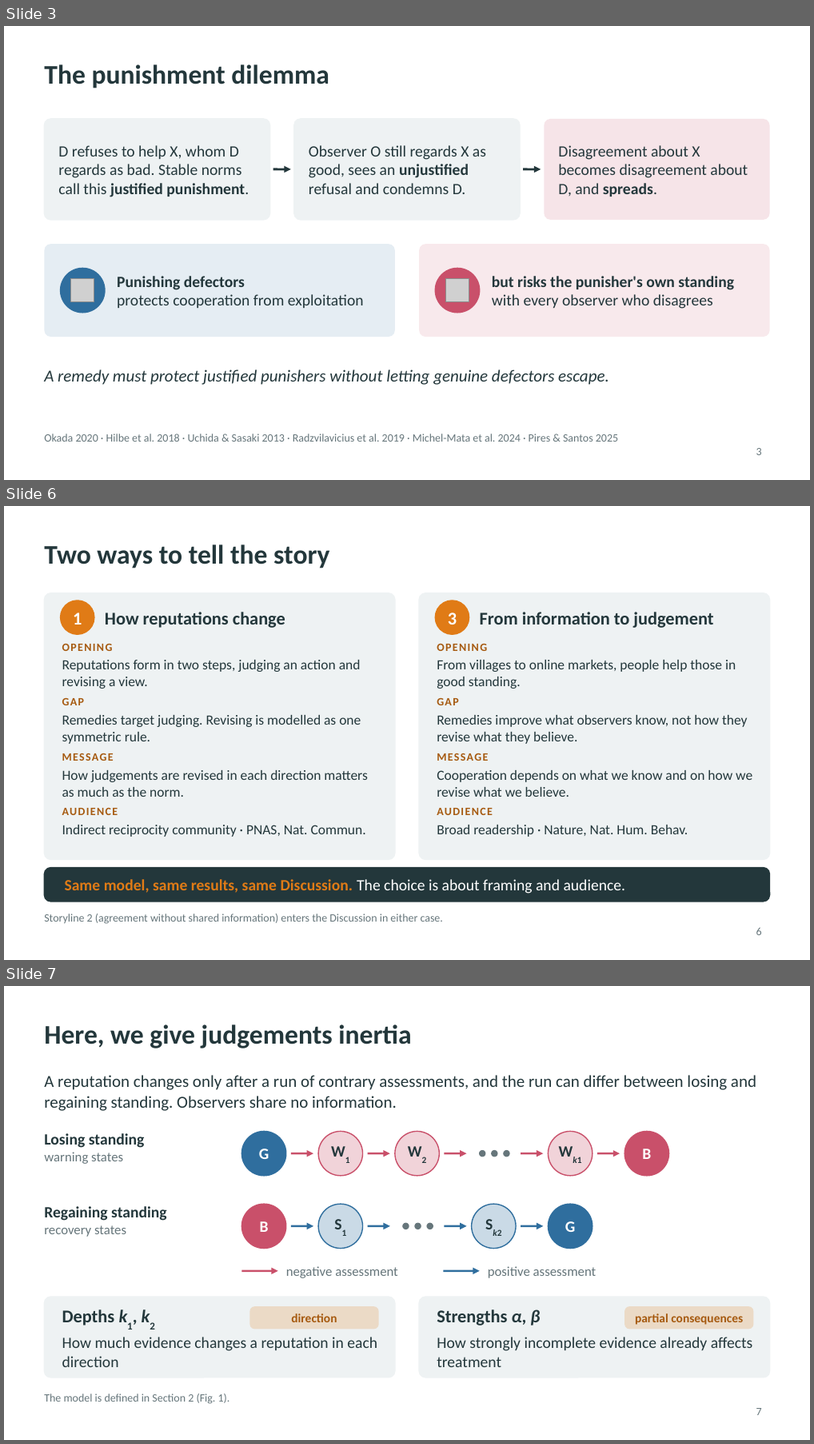
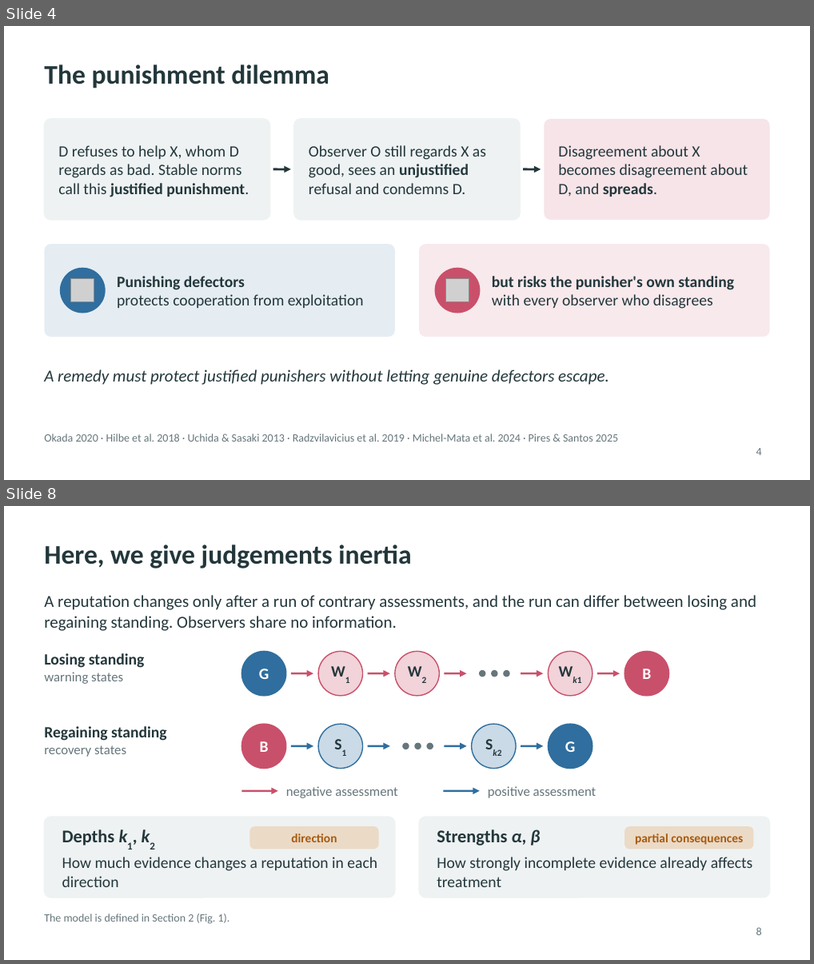
Before and after one commit to JoeWynn7/IR_paper, a slide deck: Slides/IR_motivation_section.pptx. Shown one above the other, each under a label of ours: slides 3, 6 and 7 before the commit, slides 4 and 8 after it; the slides between them are not shown. The pictures are 814x1444 and 814x964 pixels, drawn with LibreOffice and Linux fonts; fonts in the diff are those of the drawing; grey boxes stand for pictures. Boxes give left, top, right and bottom in pixels: in the first picture for what was removed or moved away, otherwise in the second. Text is boxed around its words. In the diff, an @@ line names an element or a change of style, - is before the commit and + after.

```diff
--- a/Slides/IR_motivation_section.pptx
+++ b/Slides/IR_motivation_section.pptx
@@ slide 6 removed at [4,506,810,960], background #FFFFFF @@
@@ title removed at [44,544,330,568] @@
-Two ways to tell the story
@@ rounded rectangle removed at [44,593,395,860] @@
@@ ellipse removed at [61,600,94,634] @@
@@ rounded rectangle removed at [419,593,770,860] @@
@@ ellipse removed at [435,600,470,634] @@
@@ text removed at [73,612,82,624] @@
-1
@@ text removed at [105,612,286,628] @@
-How reputations change
@@ text removed at [448,612,457,624] @@
-3
@@ text removed at [480,612,714,628] @@
-From information to judgement
@@ text removed at [62,644,113,651] @@
-OPENING
@@ text removed at [437,644,487,651] @@
-OPENING
@@ text removed at [62,660,361,688] @@
-Reputations form in two steps, judging an action and revising a view.
@@ text removed at [437,660,736,688] @@
-From villages to online markets, people help those in good standing.
@@ text removed at [62,698,85,705] @@
-GAP
@@ text removed at [62,715,361,744] @@
-Remedies target judging. Revising is modelled as one symmetric rule.
@@ text removed at [437,698,459,705] @@
-GAP
@@ text removed at [437,715,748,744] @@
-Remedies improve what observers know, not how they revise what they believe.
@@ text removed at [62,753,114,760] @@
-MESSAGE
@@ text removed at [437,753,488,760] @@
-MESSAGE
@@ text removed at [62,770,367,796] @@
-How judgements are revised in each direction matters as much as the norm.
@@ text removed at [437,770,753,796] @@
-Cooperation depends on what we know and on how we revise what we believe.
@@ text removed at [62,808,118,815] @@
-AUDIENCE
@@ text removed at [437,808,493,815] @@
-AUDIENCE
@@ text removed at [62,824,366,836] @@
-Indirect reciprocity community · PNAS, Nat. Commun.
@@ text removed at [437,824,688,836] @@
-Broad readership · Nature, Nat. Hum. Behav.
@@ rounded rectangle removed at [44,868,770,901] @@
@@ text removed at [65,879,626,893] @@
-Same model, same results, same Discussion. The choice is about framing and audience.
@@ text removed at [44,913,443,924] @@
-Storyline 2 (agreement without shared information) enters the Discussion in either case.
@@ page number removed at [757,927,762,935] @@
-6
@@ what was slide 3 is now slide 4 @@
@@ page number at [757,448,762,455]: text changed @@
-3
+4
@@ what was slide 7 is now slide 8 @@
@@ page number at [757,927,762,935]: text changed @@
-7
+8
```
Also in this commit, not shown: 2 slides changed, 2 slides added, 10 other files.
